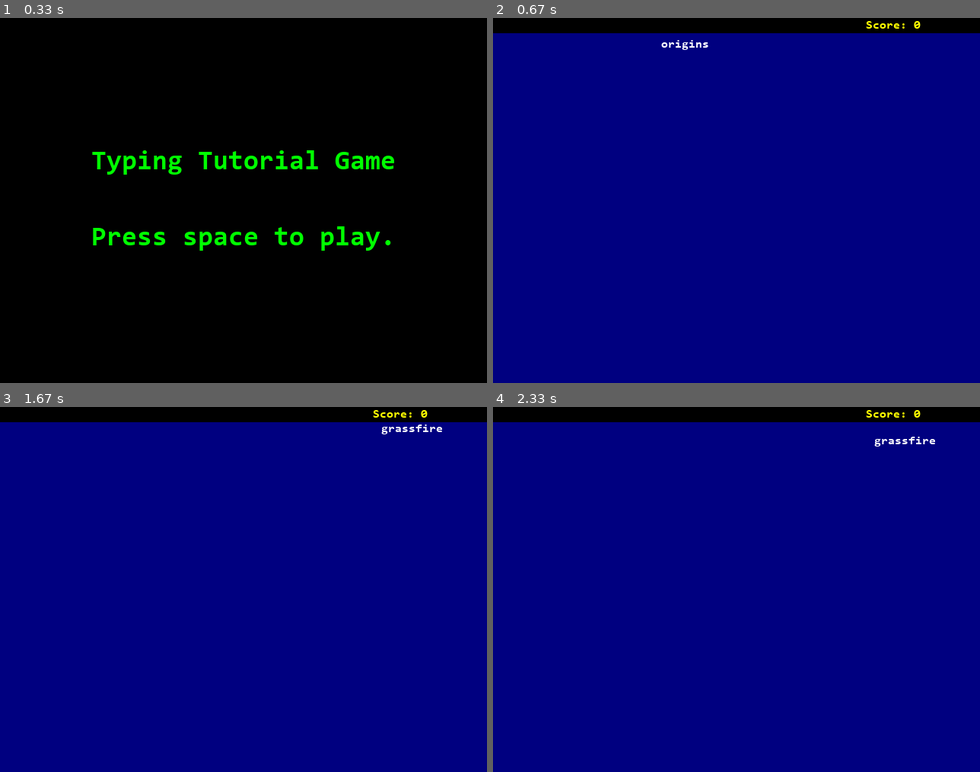
Above: before the commit, frames 1-4 (two rows, left to right).
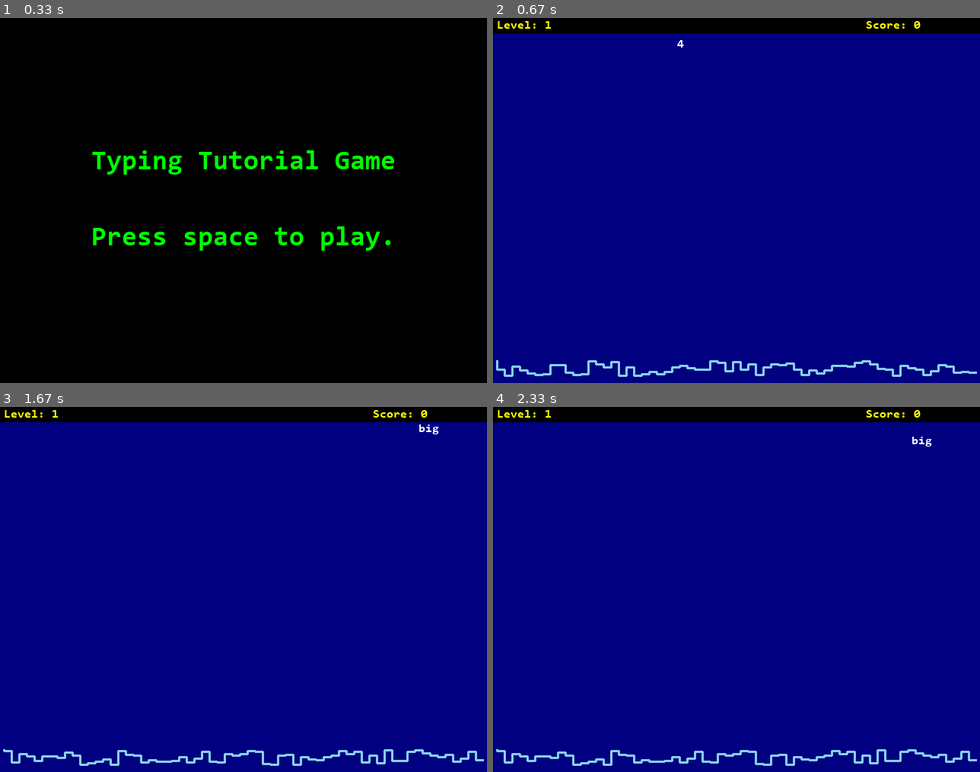
Above: after the commit, the same moments.

Repository: arynchoong/TypingTutorGame
Game: pygame game, started from python/src/game.py
The game is run twice, just before and just after one commit, with the same random seed, the same clock (stepped at 60 frames per second) and the same inputs.
Inputs:
- Up to frame 1 (0.33 s): no input
- Up to frame 2 (0.67 s): tap Space at 0.33 s
- Up to frame 3 (1.67 s): hold Esc 0.67-1.13 s; tap Space at 1.17, 1.57 s
- Up to frame 4 (2.33 s): tap Space at 1.87, 2.07 s

Frame 1 is identical in both runs. In frame 2, 1.1% of the frame differs, in the area x 0-100%, y 0-99%; in frame 3, 1.2%; in frame 4, 1.2%.

Commit message:
Restructured city.py

Diff:
--- a/python/src/city.py
+++ b/python/src/city.py
@@ -1,60 +1,38 @@
-# City line
-
+# city.py
 import random
-
-MARGINX = 6
+# Dimensions
+MARGINX = 5
 FONTWIDTH = 9 # based on Consolas Bold 16 pt font size
-
-class Block:
-    def __init__(self, flag=True, height = 0):
-        self.flag = flag
-        self.height = height
-        return
-    def set_flag(self, flag):
-        self.flag = flag
-        return
-    def get_flag(self):
-        return self.flag
-    def set_height(self, height):
-        self.height = height
-        return
-    def get_height(self):
-        return self.height
 
 class Cityline:
     def __init__(self, screen_width):
-        self.len = int(screen_width/10)
+        self._len = int(screen_width / 10)
         self.cityline = []
-        # with 10 px blocks, randomize building height
-        for i in range(self.len):
-            # each block is (flag,height)
-            self.cityline.append(Block(True, random.randint(1,20)))
-        # n blocks require n+1 coordinates. last block redundant
-        self.cityline[-1].set_flag(False)
+        for i in range(self._len):
+            self.cityline.append(Block(height = random.randint(1,20)))
+        self.cityline[-1].del_block()
         return
 
     def __iter__(self):
         return CityIterator(self.cityline)
 
     def __len__(self):
-        return self.len
+        return self._len
+
+    def del_blocks(self, start_x, str_len):
+        startidx = int((start_x - MARGINX) / 10)
+        endidx = startidx + int((FONTWIDTH * str_len) / 10)
+        if endidx >= self._len:
+            endidx = self.len - 1
+        for i in range(startidx, endidx+1):
+            self.cityline[i].del_block()
+        return
 
     def check_gameover(self):
         if all(block.get_flag() == False for block in self.cityline):
             return True
         return False
 
-    def del_blocks(self, startx, strlen):
-        startidx = int((startx) / 10)
-        endidx = (startidx + int((FONTWIDTH * strlen) / 10))
-        if endidx >= self.len:
-            endidx = self.len-1
-        for i in range(startidx, endidx+1):
-            self.cityline[i].set_flag(False)
-        return
-
-    def get_block(self, index):
-        return self.cityline[index]
 
 class CityIterator:
     def __init__(self, city):
@@ -71,3 +49,20 @@
 
     def __iter__(self):
         return self
+
+
+class Block:
+    def __init__(self, flag = True, height = 0):
+        self.flag = flag
+        self.height = height
+        return
+
+    def del_block(self):
+        self.flag = False
+        return
+
+    def get_flag(self):
+        return self.flag
+
+    def get_height(self):
+        return self.height
--- a/python/src/objects.py
+++ b/python/src/objects.py
@@ -2,6 +2,8 @@
 import string
 import random
 from word import Word
+from city import Cityline
+
 # Dimensions
 MARGINX = 5
 FONTWIDTH = 9 # based on Consolas Bold 16 pt font size
@@ -15,6 +17,7 @@
         self.wordlist = self.init_words()
         self.game_words = []
         self.bound_y = screen_height - 40
+        self.cityline = Cityline(screen_width)
 
     def init_words(self):
         words_list = None
@@ -27,31 +30,47 @@
             random.shuffle(words_list)
         return words_list
 
-    def add_word(self):
+    def add_word(self, level):
         '''Add word to game play'''
         # Check that word doesn't duplicate first character in list
-        word = random.choice(self.wordlist)
+        word = self.get_word(level)
         firstchar = [word.text[0] for word in self.game_words]
         while word[0] in firstchar:
-            word = random.choice(self.wordlist)
+            word = self.get_word(level)
+
+        # Get the list of city blocks still standing
+        avail_blocks = []
+        for idx, block in enumerate(self.cityline):
+            if block.get_flag() == True:
+                avail_blocks.append(idx)
+        x_avail = random.choice(avail_blocks) * 10 + MARGINX
 
         # Calculate the max of x position of word
         max_x = (self.screen_width - MARGINX) - (FONTWIDTH * len(word))
 
         # Some randomised fun
         x = random.randint(MARGINX,max_x)
+        x = random.choice([x_avail, x])
+        x = min(x, max_x)
 
         self.game_words.append(Word(word, x))
         return True
 
+    def get_word(self, level):
+        return random.choice(self.wordlist[:min(len(self.wordlist), 500 * level)])
+
     def move(self, delta):
+        '''Returns true if word is in the middle of typing, and has moved beyond boundary Y'''
         removed_typing = False
+
         for word in self.game_words:
             word.move(delta)
             if word.get_y() >= self.bound_y:
                 if word.typedidx >= 0:
                     removed_typing = True
                 word.set_remove()
+                self.cityline.del_blocks(word.get_x(), len(word))
+
         self.clean_up()
         return removed_typing
 
@@ -61,3 +80,6 @@
         # Remove words from game_words with word.typedidx == -2
         self.game_words = [w for w in self.game_words if w.typedidx != -2]
         return
+
+    def is_gameover(self):
+        return self.cityline.check_gameover()
--- a/python/src/play.py
+++ b/python/src/play.py
@@ -8,6 +8,7 @@
 GREEN       = (  0, 200,   0)
 BLACK       = (  0,   0,   0)
 YELLOW      = (255, 255,   0)
+LIGHTBLUE   = (135, 206, 235)
 # Dimensions
 MARGINX = 5
 # Resources
@@ -30,6 +31,9 @@
         self.typing_flag = False
         self.score = 0
         self.keyhit = None
+        self.level = 1
+        self.typed_count = 0
+        self.error_count = 0
 
     def execute(self):
         while self.playing:
@@ -52,6 +56,9 @@
 
     def loop(self):
         self.check_keyhit()
+        if self.game_objects.is_gameover():
+            self.playing = False
+            return
 
         if self.game_objects.move(self.ydelta): # If moved beyond boundary Y
             self.typing_flag = False
@@ -73,6 +80,19 @@
             else:
                 self.draw_word(word.text, WHITE, word.coord())
 
+        # cityline
+        base_y = self.height - 30
+        start_x = MARGINX
+        start_y = base_y
+        for block in self.game_objects.cityline:
+            end_x = start_x + 10
+            end_y = base_y + block.get_height()
+            if block.get_flag():
+                pygame.draw.lines(self.disp_surf, LIGHTBLUE, False,
+                    [(start_x,start_y), (start_x,end_y), (end_x,end_y)], 3)
+            start_y = end_y
+            start_x = end_x
+
         # Blit everything to screen
         self.screen.blit(self.disp_surf, (0,0))
         pygame.display.flip()
@@ -87,10 +107,12 @@
         return
 
     def add_word(self):
+        if self.game_objects.is_gameover():
+            return
         # Check if valid to add
         if not self.game_objects.game_words or (
             (pygame.time.get_ticks() - self.last_add) > self.add_timeout):
-            if self.game_objects.add_word():
+            if self.game_objects.add_word(self.level):
                 self.last_add = pygame.time.get_ticks()
         return
 
@@ -107,6 +129,7 @@
                     else:
                         word.typed_reset()
                         self.typing_flag = False
+                        self.error_count += 1
         else:
             for word in self.game_objects.game_words:
                 if word.text[0] == self.keyhit:
@@ -121,6 +144,19 @@
 
     def add_score(self, score):
         self.score += score
+        self.typed_count += 1
+
+        # Level up
+        if self.typed_count >= 4:
+            self.level += 1
+            self.typed_count = 0
+            # Increase difficulty when leveling up
+            if self.fps < 70:
+                self.fps += 3
+            elif self.ydelta < 5:
+                self.ydelta +=1
+            elif self.add_timeout > 900:
+                self.add_timeout -= 150
         return
 
     def draw_score(self):
@@ -129,4 +165,7 @@
         # draw score text
         text = 'Score: %s' % self.score
         self.draw_word(text, YELLOW, (self.width - 150, 2))
+        # draw level text
+        text = 'Level: %s' % self.level
+        self.draw_word(text, YELLOW, (MARGINX, 2))
         return
